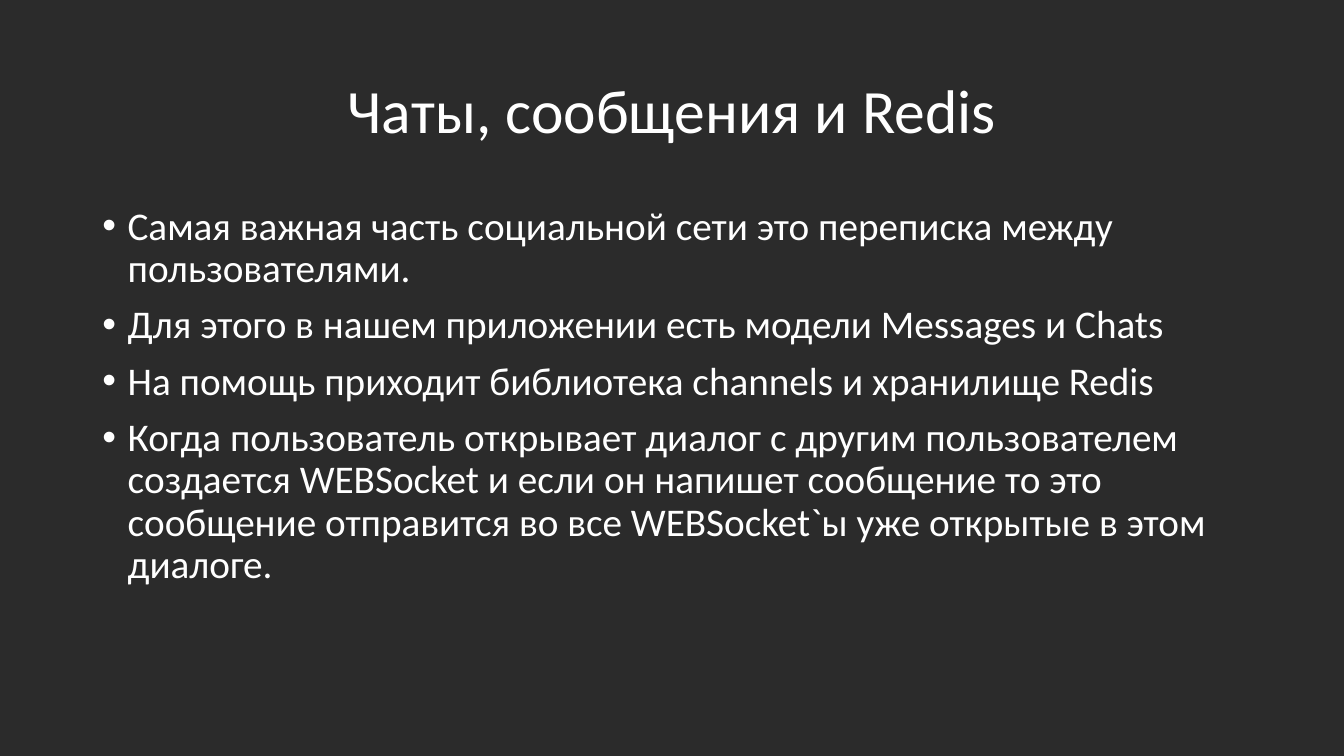
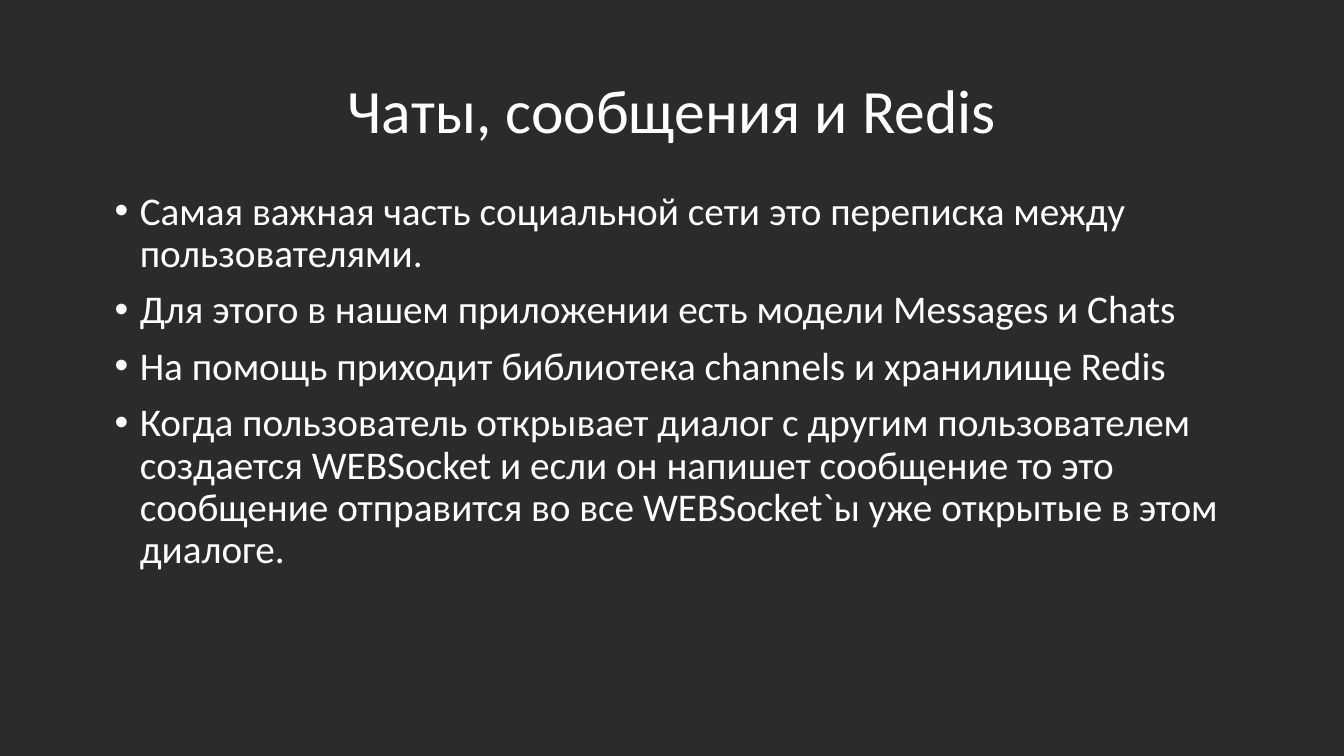
Before and after one commit to Bloodmain/WEBProjectYL, a slide deck: slide 13 of D_amp_K.pptx. Drawn at 1344x756 pixels with LibreOffice and Linux fonts; fonts in the diff are those of the drawing; background and template pictures are left out; a plain dark background stands for a picture behind light text. Boxes give left, top, right and bottom in pixels: in the first picture for what was removed or moved away, otherwise in the second. Text is boxed around its words. In the diff, an @@ line names an element or a change of style, - is before the commit and + after.

```diff
--- a/D_amp_K.pptx
+++ b/D_amp_K.pptx
@@ text "Самая важная часть социальной сети ...": place and size @@
-text "Самая важная часть социальной сети ..." at (128, 213, 1206, 585)
+text "Самая важная часть социальной сети ..." at (140, 198, 1218, 570)
```
Also in this commit, not shown: 3 other slides changed, 5 slides added, 5 slides removed, 1 other file.
